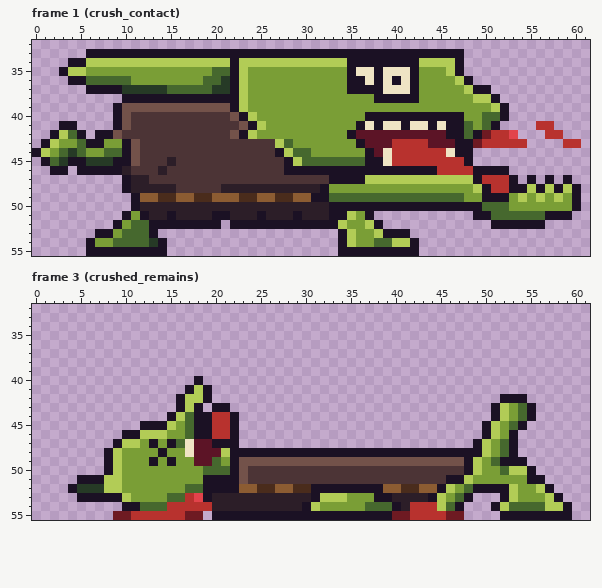
Two versions of one pixel-art file, assets/source/characters/goblin/death/goblin_a_death_h36.ase. The first picture shows the starting point.
64x56 pixels, 6 frames. Shown: frame 1 (crush_contact): x 0..61, y 32..55; frame 3 (crushed_remains): x 0..61, y 32..55. The commit also changed other frames, which this record leaves out.
New version:
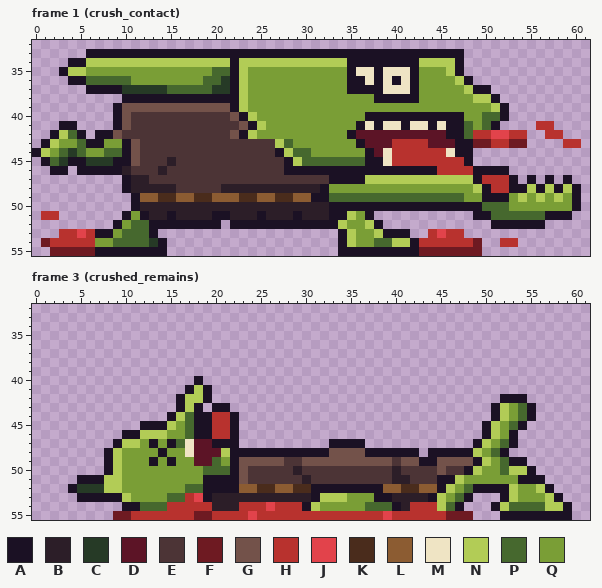
Palette (. is transparent): A #1b1124  B #2c1e28  C #263a26  D #5c1426  E #4c3436  F #6e1a22  G #73524a  H #b8322e  J #e2434b  K #4a2c1c  L #8c5c32  M #efe4c4  N #b2cc56  P #46682e  Q #7a9e36
The exact change:
--- frame 1 (crush_contact), layer "gore"
@@ x 47..56 @@
 41 APQPA....H
-42 APAFHHJ...
-43 AAFHHHHH..
+42 APHHJJHH..
+43 AAFFHHFF..
 44 AA........
@@ x 0..61 @@
 50 ...........ABBBBBBBBBBBBBBBBBBBBBAAAAAAAAAAAAAAAAAPPPQQQQQQQA.
-51 ..........AQABBABBBBAABBBABBBABBBAANQA...........AAPPPPPPAAA..
+51 .HH.......AQABBABBBBAABBBABBBABBBAANQA...........AAPPPPPPAAA..
 52 .........AQPPAAAAAAAA.AAAAAAAAAAAANQQNA............AAAAAA.....
-53 .......AAQPPPA....................ANQQNAAA....................
-54 ......AQQPPPPCA...................ANQQPPNNA...................
-55 ......AAAAAAAAA...................AAAAAAAAA...................
+53 ...HHJHAAQPPPA....................ANQQNAAA..HJHH..............
+54 .FHHHHHQQPPPPCA...................ANQQPPNNAHHHHHHF..HH........
+55 ..FFFFFAAAAAAAA...................AAAAAAAAAFFFFFFF............
--- frame 3 (crushed_remains), layers "gore", "body"
@@ x 15..56 @@
 46 QQPAAHHA...........................ANQA...
-47 APMDDAAA..........................ANQPA...
-48 QQMDDDNAAAAAAAAAAAAAAAAAAAAAAAAAAAANQPA...
-49 AQQDDPQAGGGGGGGGGGGGGGGGGGGGGGGGGANQPAAA..
-50 QQQQPPPAGEEEEEEEEEEEEEEEEEEEEEEEEANQQPNNA.
-51 QQQQAAAAGEEEEEEEEEEEEEEEEEEEEEEAANQQQQQQAA
+47 APMDDAAA..........AAAA............ANQPA...
+48 QQMDDDNAAAAAAAAAAAGGGGAAAAAA.AAAAANQPA....
+49 AQQDDPQAGGGGGEEGGGGGGGGGGEGGAAGGGGANQPAA..
+50 QQQQPPPAGEEEEEBEEEEEEEEEEBEEEEGEEANQQPNNA.
+51 QQQQAAAAGEEEEEEBEEEEEEEEEBBEEEAANQQQQQQAAA
 52 QQPPAAAALLKKLLKKAAAAAAAALLKKLLANQPAAAANQQN
 53 PPHJABBBBBBBBBBBANNNQQQAABBBBANQPA...ANQQQ
-54 HHHHHBBBBBBBBBBANQQQQQPPPABHHHNPA...ANPPPP
-55 HHFF.AAAAAAAAAAAAAAAAAAAAFFHHHHFF....AAAAA
+54 HHHHHBBBHHHJHHHANQQQQQPPPABHHHNPA...ANPPPP
+55 HHHFFHHHHJHHHHHHHHHHHHHHJHHHHHHFFF...AAAAA
